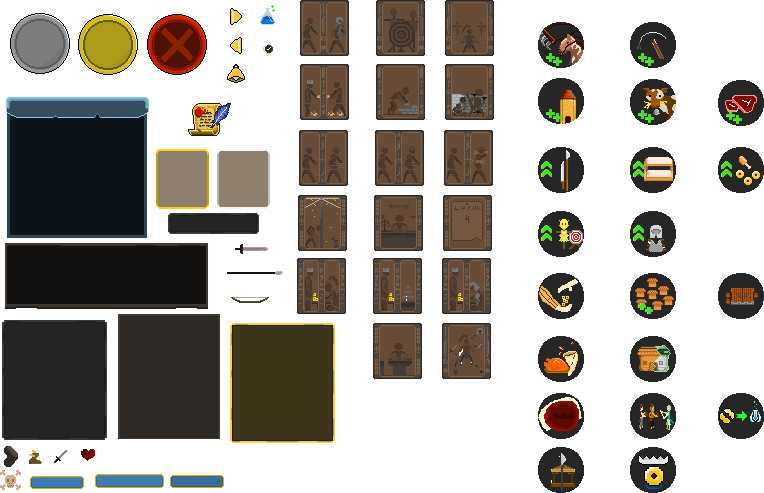
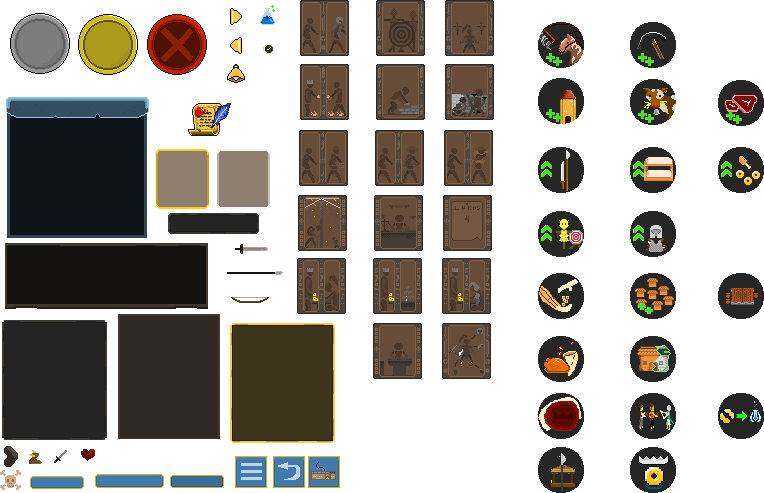
Before/after of a 764x493 layered artwork. What changed in the layer stack:
added layer "Controls" above "Return" over bbox(308, 456, 340, 488)
added layer "Return" above "Options" over bbox(273, 456, 305, 488)
added layer "Options" above "Play" over bbox(235, 456, 267, 488)
